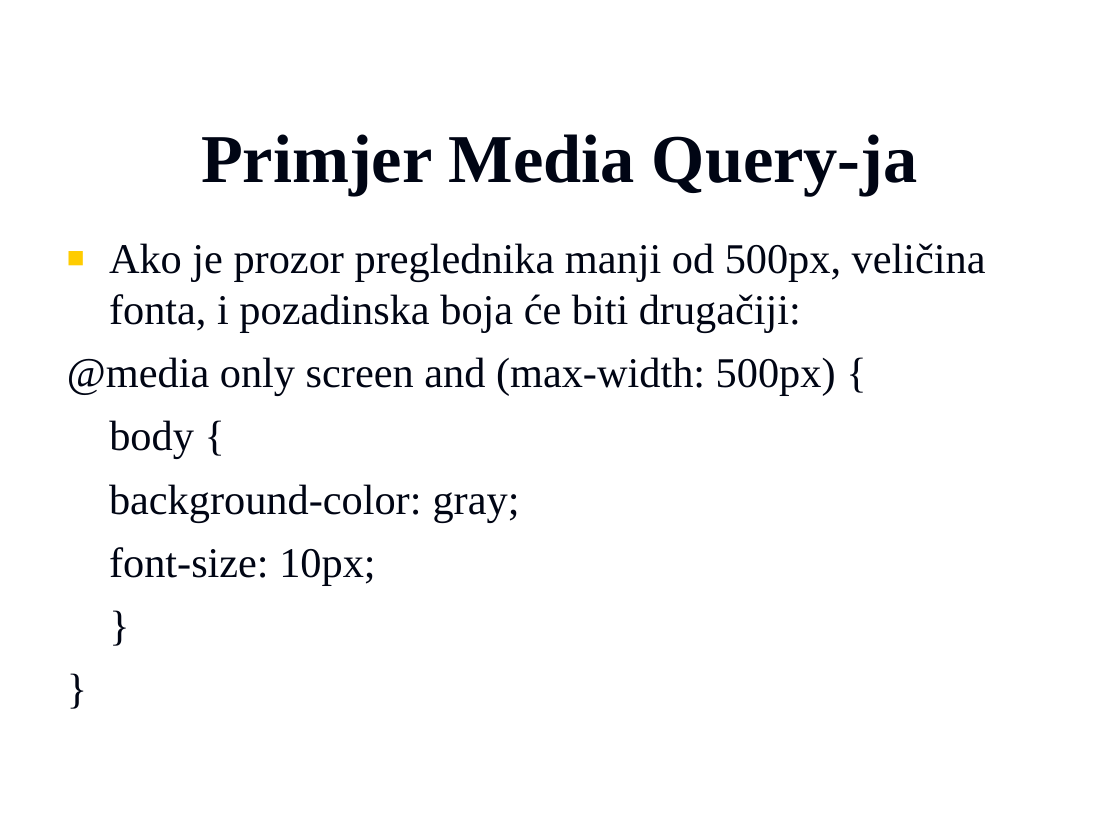
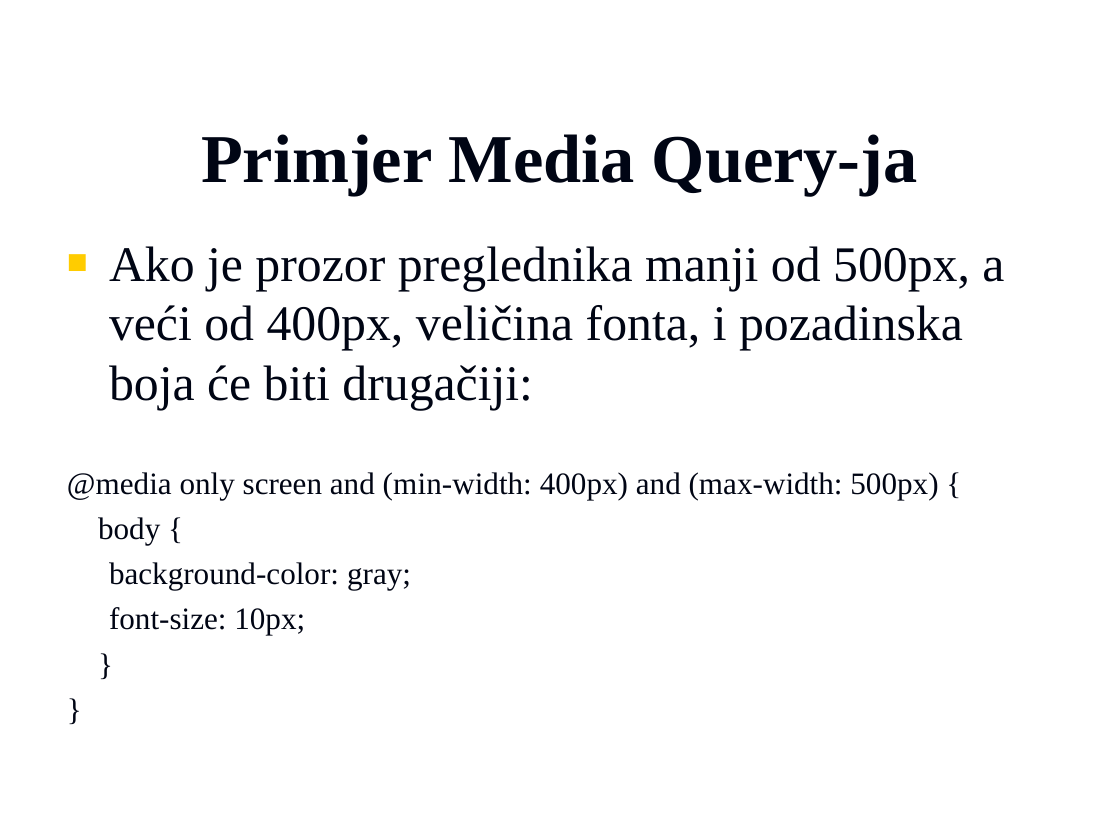
Before and after one commit to vzdesic/PZI, a slide deck: slide 6 of PPTs/19 MVC mobilni razvoj.ppt (slide 3 before the commit). Drawn at 1120x840 pixels with LibreOffice and Linux fonts; fonts in the diff are those of the drawing; background and template pictures are left out. Boxes give left, top, right and bottom in pixels: in the first picture for what was removed or moved away, otherwise in the second. Text is boxed around its words. In the diff, an @@ line names an element or a change of style, - is before the commit and + after.

```diff
--- a/PPTs/19 MVC mobilni razvoj.ppt
+++ b/PPTs/19 MVC mobilni razvoj.ppt
@@ text at [67,246,1004,500]: text changed; size 27.2 to 32 pt @@
-■ Ako je prozor preglednika manji od 500px, veličina fonta, i pozadinska boja će biti drugačiji:
-@media only screen and (max-width: 500px) {
+■ Ako je prozor preglednika manji od 500px, a veći od 400px, veličina fonta, i pozadinska boja će biti drugačiji:
+@media only screen and (min-width: 400px) and (max-width: 500px) {
@@ text at [98,517,411,635]: size 27.2 to 20 pt in "body {", "background-color: gray;", "font-size: 10px;", "}" and 1 more places; less space between paragraphs @@
```
Also in this commit, not shown: 3 slides added, 7 other files.
